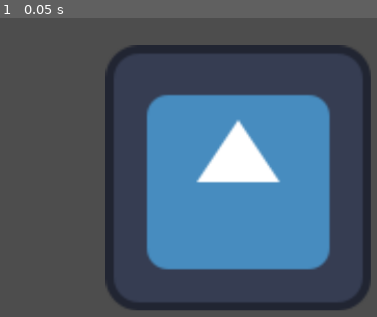
Above: before the commit, frame 1.
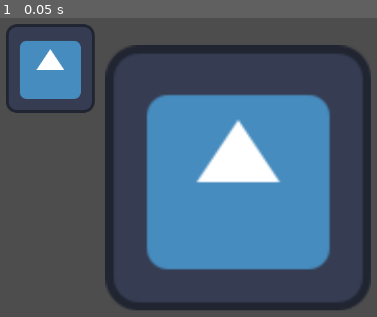
Above: after the commit, the same moment.

Repository: Toxagen/GithubTest2
Game: Godot game, scene res://Test.tscn
The game is run twice, just before and just after one commit, with the same random seed, the same clock (stepped at 60 frames per second) and the same inputs. The project has no main scene, so this scene is started directly. The engine's default icon, where the game draws it, is replaced by a stand-in: a white triangle on a blue panel in a dark square.
Inputs:
- Up to frame 1 (0.05 s): no input

The runs differ from the first frame. In frame 1, 4.0% of the frame differs, in the area x 1-26%, y 2-32%.

Commit message:
Update Test.tscn

Diff:
--- a/Test.tscn
+++ b/Test.tscn
@@ -8,3 +8,7 @@
 position = Vector2(394, 267)
 scale = Vector2(2.99219, 2.99219)
 texture = ExtResource("1_myinc")
+
+[node name="Sprite2D2" type="Sprite2D" parent="."]
+position = Vector2(123, 109)
+texture = ExtResource("1_myinc")
